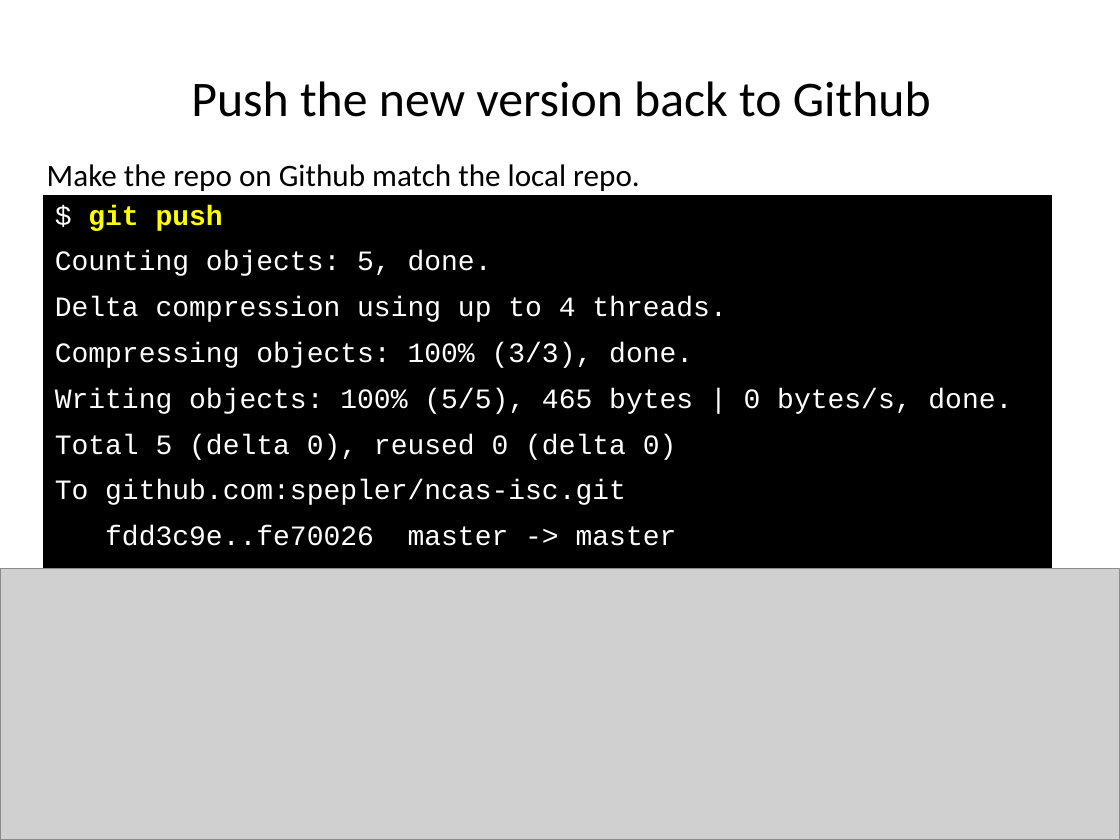
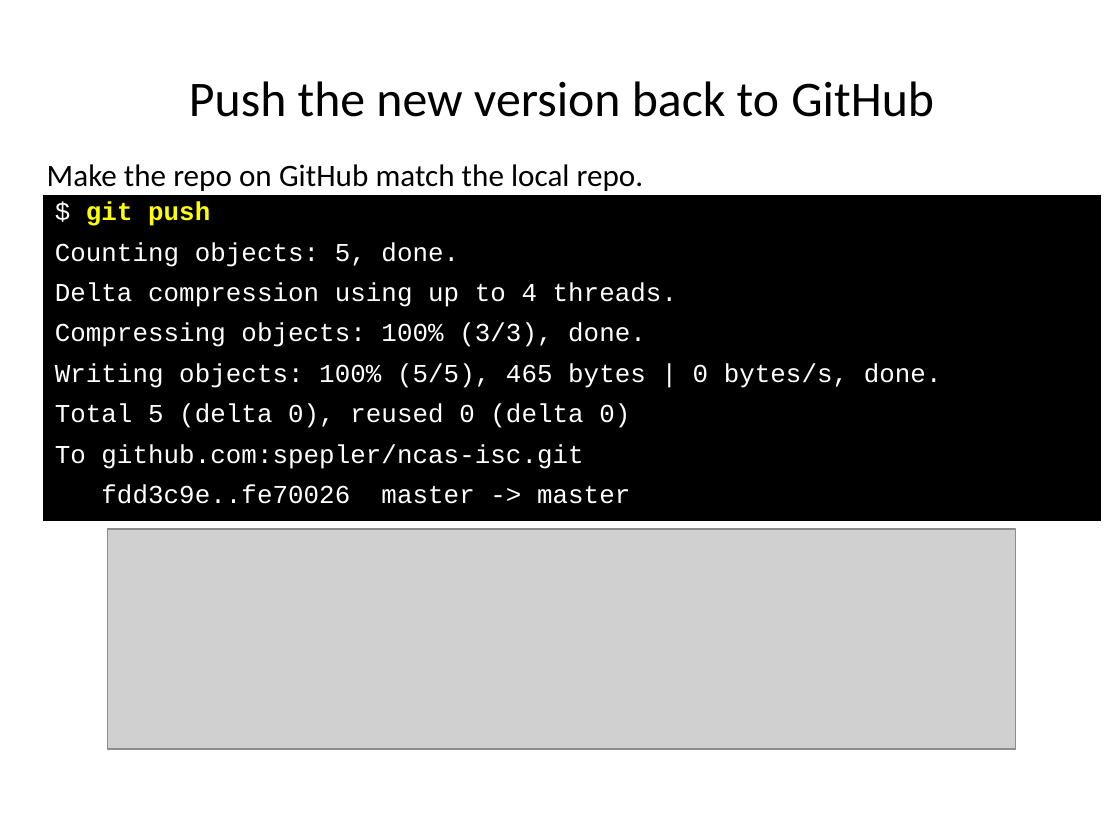
Before and after one commit to ncasuk/ncas-isc, a slide deck: slide 27 of shell/presentations/02_git2.pptx (slide 28 before the commit). Drawn at 1120x840 pixels with LibreOffice and Linux fonts; fonts in the diff are those of the drawing; grey boxes stand for pictures; background and template pictures are left out. Boxes give left, top, right and bottom in pixels: in the first picture for what was removed or moved away, otherwise in the second. Text is boxed around its words. In the diff, an @@ line names an element or a change of style, - is before the commit and + after.

```diff
--- a/shell/presentations/02_git2.pptx
+++ b/shell/presentations/02_git2.pptx
@@ title at [189,81,934,117]: text changed @@
-Push the new version back to Github
+Push the new version back to GitHub
@@ text at [47,164,644,191]: text changed @@
-Make the repo on Github match the local repo.
+Make the repo on GitHub match the local repo.
@@ text "$ git push": place and size @@
-text "$ git push" at [44,195,1052,573]
+text "$ git push" at [44,195,1100,520]
@@ text "$ git push" at [44,195,1100,520]: size 18 to 16.6 pt; line spacing 0.9 to 0.8 @@
@@ picture: place and size @@
-picture at [0,569,1120,840]
+picture at [108,529,1016,748]
```
Also in this commit, not shown: 10 other slides changed, 1 slide removed, 5 other files.
